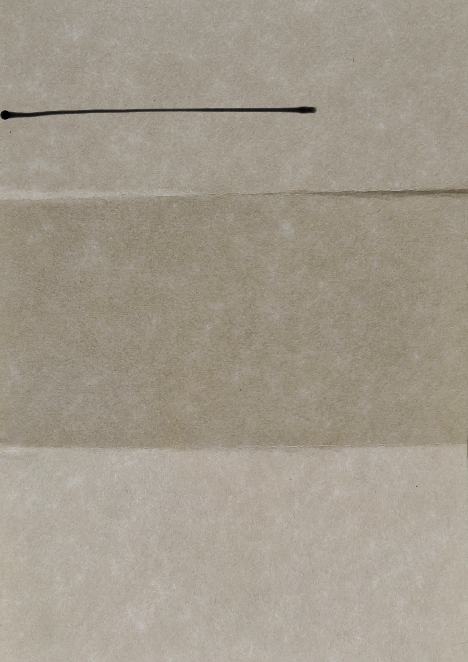
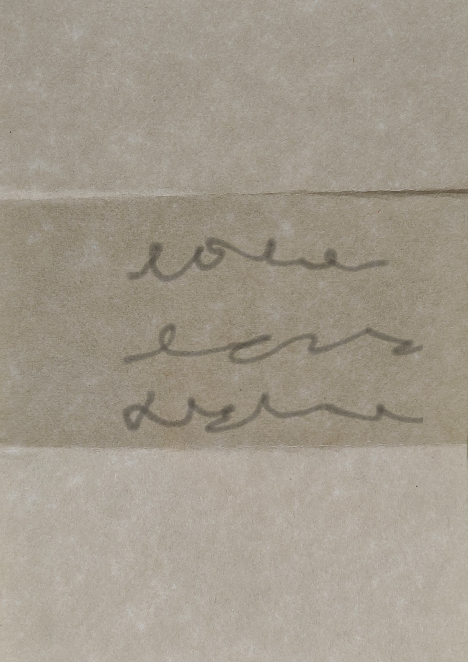
Comparing the layer stacks of the two 468×662 images. Changes:
added layer "Writing" (58%) above "Underline" over [121, 236, 423, 434]
hid "Underline" over [0, 106, 317, 120]
